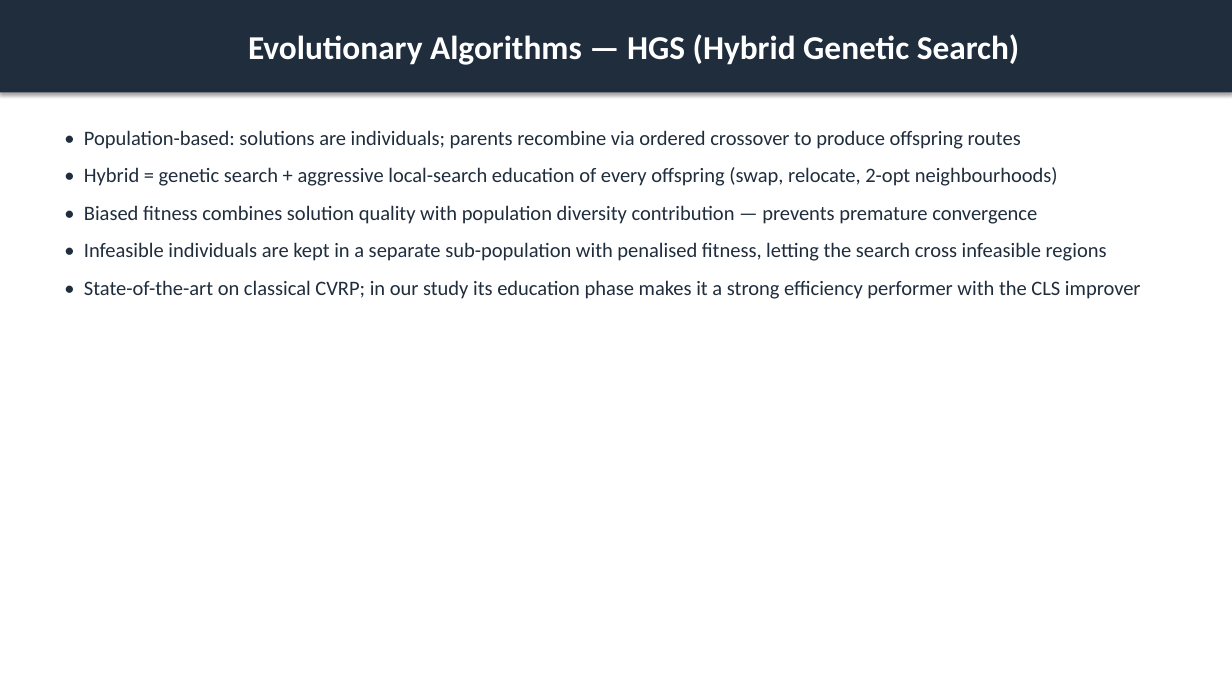
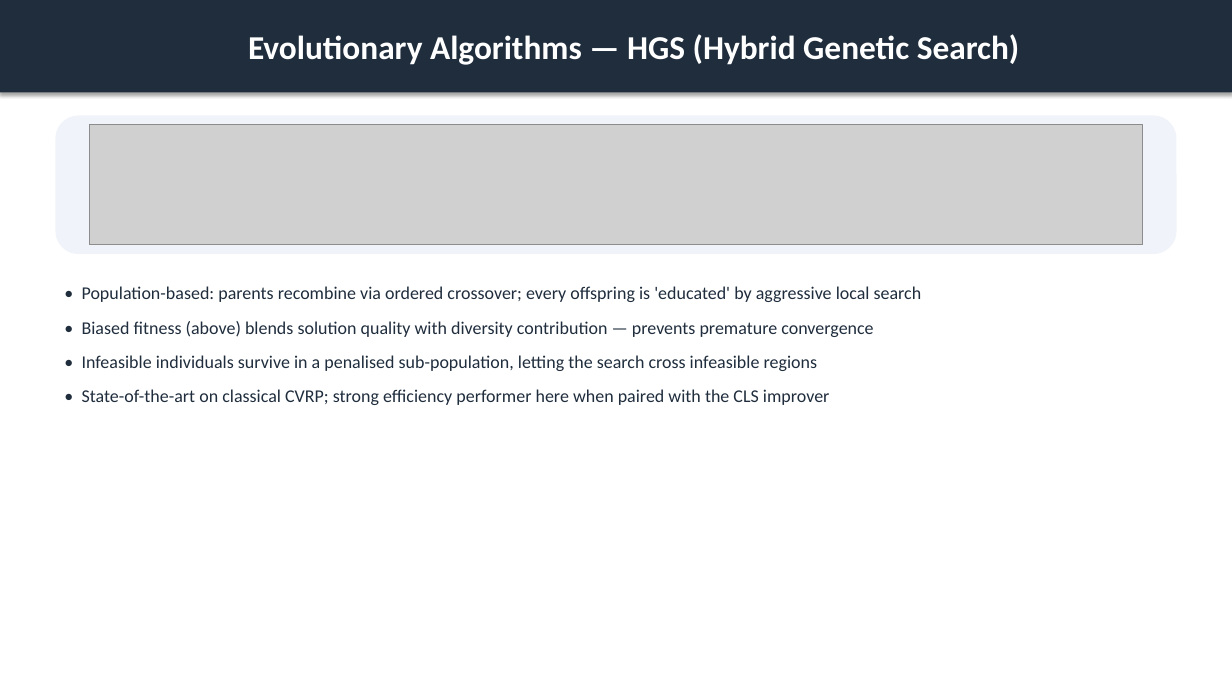
Before and after one commit to ACFHarbinger/WSmartPlus-Route, a slide deck: slide 8 of assets/windows/wsmart_route_results.pptx. Drawn at 1232x693 pixels with LibreOffice and Linux fonts; fonts in the diff are those of the drawing; grey boxes stand for pictures. Boxes give left, top, right and bottom in pixels: in the first picture for what was removed or moved away, otherwise in the second. Text is boxed around its words. In the diff, an @@ line names an element or a change of style, - is before the commit and + after.

```diff
--- a/assets/windows/wsmart_route_results.pptx
+++ b/assets/windows/wsmart_route_results.pptx
@@ rounded rectangle added at <box>55,116,1177,254</box>, fill #F0F4FA @@
@@ picture added at <box>90,125,1143,245</box> @@
@@ text at <box>82,286,922,405</box>: text changed; size 16 to 14 pt @@
-• Population-based: solutions are individuals; parents recombine via ordered crossover to produce offspring routes
-• Hybrid = genetic search + aggressive local-search education of every offspring (swap, relocate, 2-opt neighbourhoods)
-• Biased fitness combines solution quality with population diversity contribution — prevents premature convergence
-• Infeasible individuals are kept in a separate sub-population with penalised fitness, letting the search cross infeasible regions
-• State-of-the-art on classical CVRP; in our study its education phase makes it a strong efficiency performer with the CLS improver
+• Population-based: parents recombine via ordered crossover; every offspring is 'educated' by aggressive local search
+• Biased fitness (above) blends solution quality with diversity contribution — prevents premature convergence
+• Infeasible individuals survive in a penalised sub-population, letting the search cross infeasible regions
+• State-of-the-art on classical CVRP; strong efficiency performer here when paired with the CLS improver
```
Also in this commit, not shown: 17 other slides changed, 17 other files.
